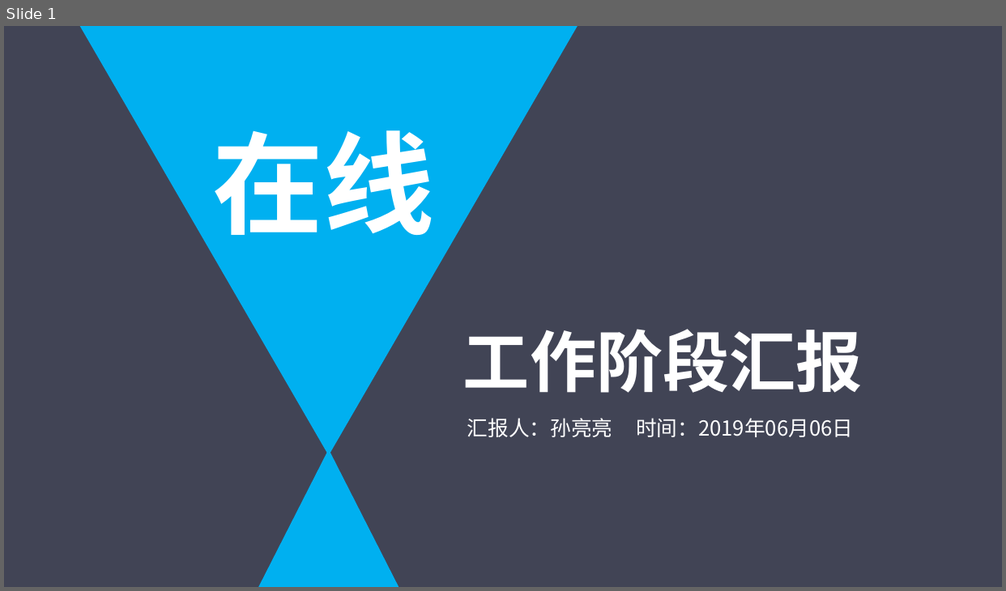
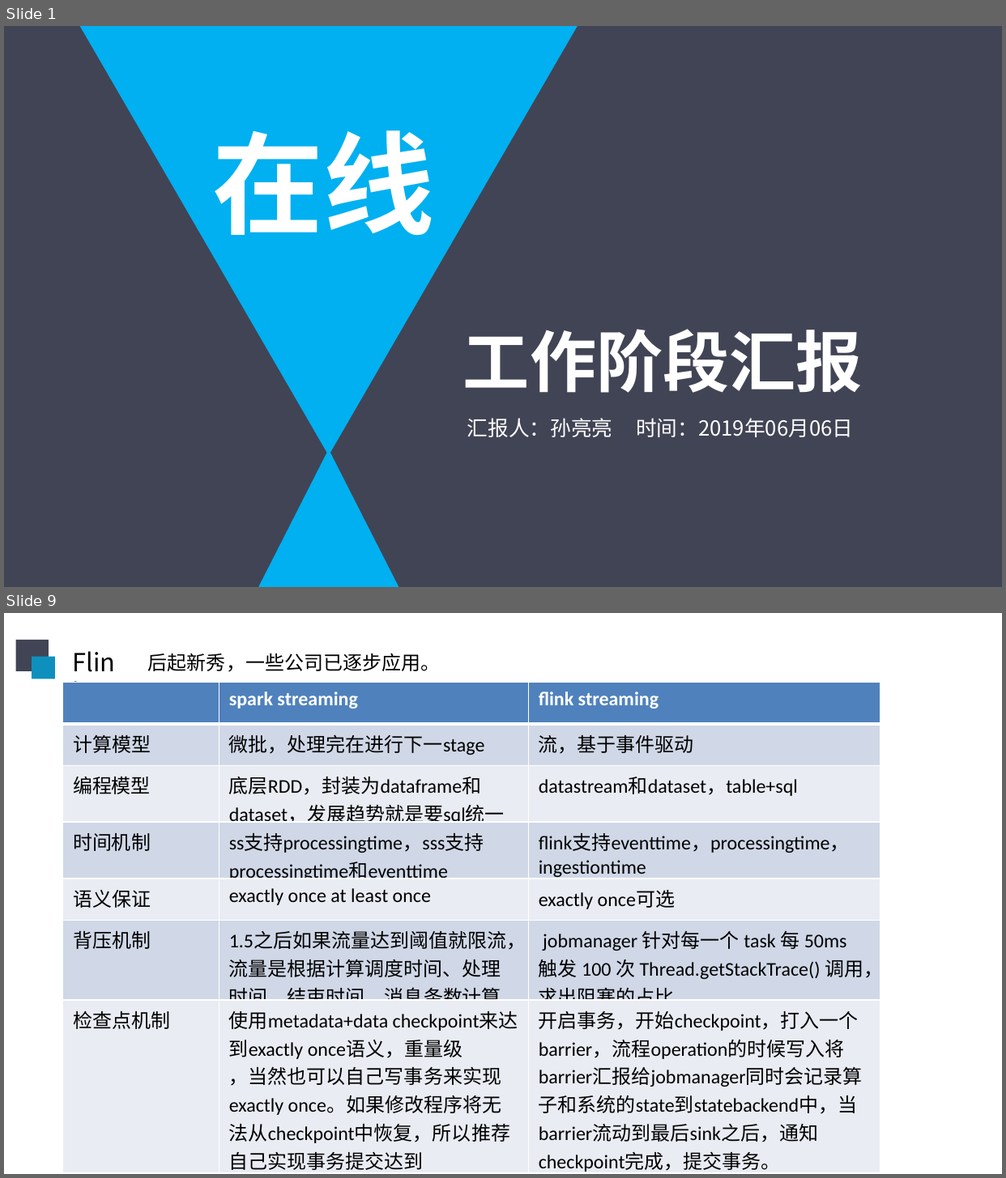
Before and after one commit to sunliangliang9201/interview_prepare, a slide deck: 在线阶段汇报20190606.pptx. Shown one above the other, each under a label of ours: slide 1 before the commit, slides 1 and 9 after it; the slides between them are not shown. The pictures are 1006x591 and 1006x1178 pixels, drawn with LibreOffice and Linux fonts; fonts in the diff are those of the drawing. Boxes give left, top, right and bottom in pixels: in the first picture for what was removed or moved away, otherwise in the second. Text is boxed around its words. In the diff, an @@ line names an element or a change of style, - is before the commit and + after.

```diff
--- a/在线阶段汇报20190606.pptx
+++ b/在线阶段汇报20190606.pptx
@@ slide 9 added at box(4, 613, 1002, 1174), background #FFFFFF @@
@@ rectangle added at box(16, 640, 49, 672), fill #414455 @@
@@ rectangle added at box(32, 657, 55, 680), fill #0E90BE @@
@@ text added at box(63, 642, 138, 682), 18 pt, text #000000 @@
+Flink
@@ text added at box(148, 653, 440, 672), 14 pt, text #000000 @@
+后起新秀，一些公司已逐步应用。
@@ table added at box(63, 683, 880, 1174), 7 rows, 3 columns @@
+ | spark streaming | flink streaming
+计算模型 | 微批，处理完在进行下一stage | 流，基于事件驱动
+编程模型 | 底层RDD，封装为dataframe和dataset，发展趋势就是要sql统一 | datastream和dataset，table+sql
+时间机制 | ss支持processingtime，sss支持processingtime和eventtime | flink支持eventtime，processingtime，ingestiontime
+语义保证 | exactly once at least once | exactly once可选
+背压机制 | 1.5之后如果流量达到阈值就限流，流量是根据计算调度时间、处理时间、结束时间、消息条数计算 | jobmanager 针对每一个 task 每 50ms 触发 100 次 Thread.getStackTrace() 调用，求出阻塞的占比
+检查点机制 | 使用metadata+data checkpoint来达到exactly once语义，重量级 / ，当然也可以自己写事务来实现exactly once。如果修改程序将无法从checkpoint中恢复，所以推荐自己实现事务提交达到exactlyonce。 | 开启事务，开始checkpoint，打入一个barrier，流程operation的时候写入将barrier汇报给jobmanager同时会记录算子和系统的state到statebackend中，当barrier流动到最后sink之后，通知checkpoint完成，提交事务。 / 程序改动可以从ckeckpoint恢复。
```
Also in this commit, not shown: 5 slides changed, 7 other slides added.
